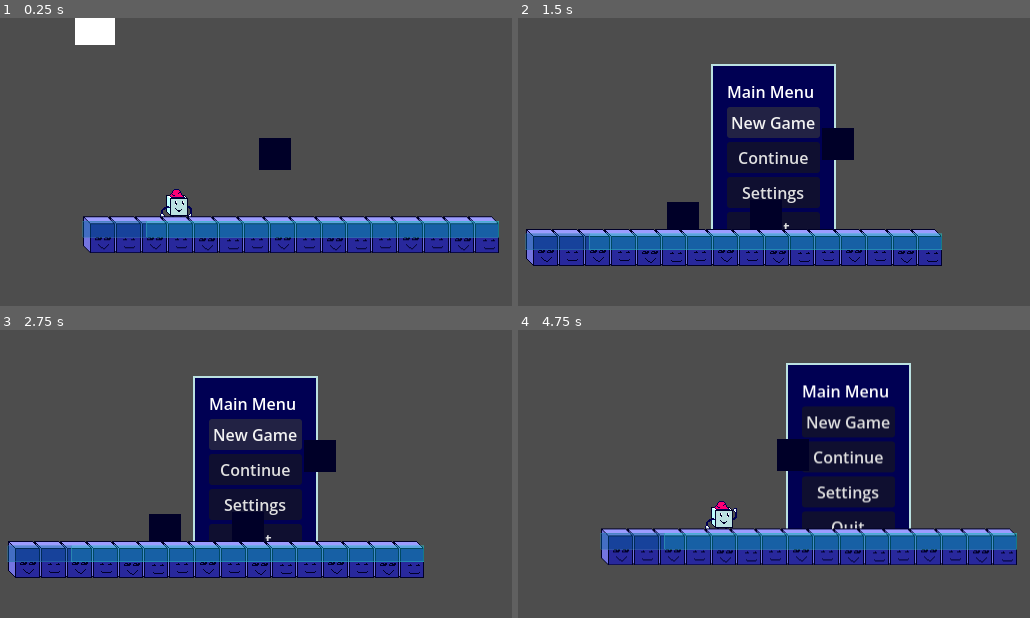
Above: before the commit, frames 1-4 (two rows, left to right).
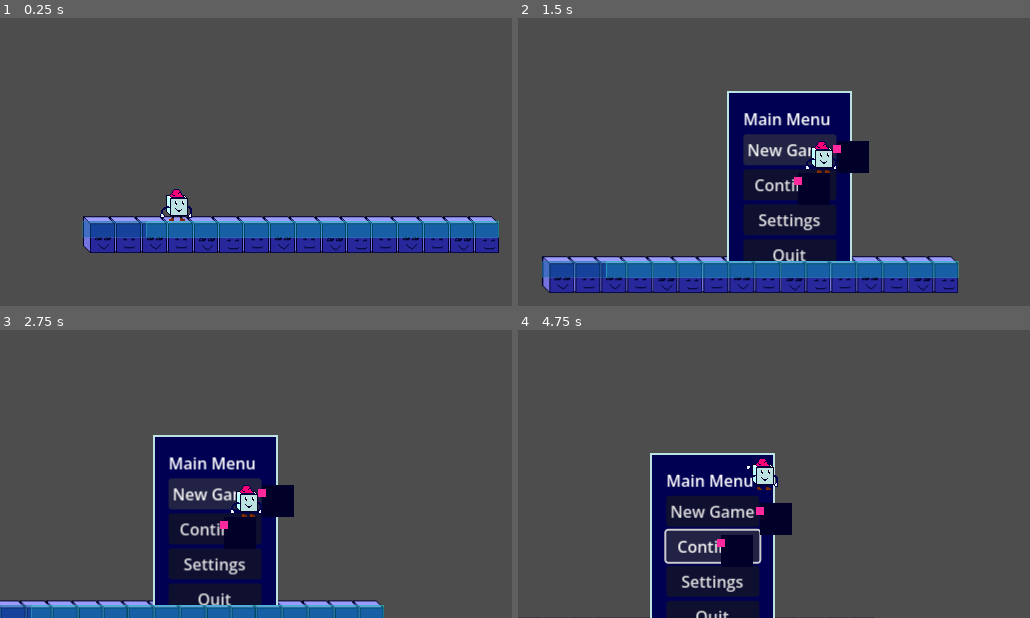
Above: after the commit, the same moments.

Repository: Doomn00b/Kewb
Game: Godot game, scene res://scenes/main.tscn
Two runs of this game, one before a commit and one after it. Both use one fixed random seed, a clock stepped at 60 frames per second and the inputs below. The engine's default icon, where the game draws it, is replaced by a stand-in: a white triangle on a blue panel in a dark square.
Inputs:
- Up to frame 1 (0.25 s): no input
- Up to frame 2 (1.5 s): tap Enter (ui_accept) at 0.5 s; hold Right (move_forward) 0.53-1.25 s; hold X (charge) 0.53-1.25 s; tap Z (attack) at 0.6 s; tap Space (jump) at 0.77, 1.07 s; click "New Game" at 1.25 s
- Up to frame 3 (2.75 s): click "New Game" at 2 s
- Up to frame 4 (4.75 s): click "Continue" at 2.75 s; click "Continue" at 3.5 s; hold Right (move_forward) from 4.28 s (still down); tap X (charge) at 4.35 s; tap Space (jump) at 4.52 s; tap Enter (ui_accept) at 4.55 s

The runs differ from the first frame. In frame 1, 1.5% of the frame differs, in the area x 14-57%, y 0-71%; in frame 2, 30%; in frame 3, 31%; in frame 4, 35%, in the area x 16-98%, y 11-100%.

Commit message:
CODE: Made it so the enemies only attack if the player crosses their raycast. Also made it so charge allows you to jump higher.
(but I want to make it so it's an arc, with curves).

Diff:
--- a/GUI/SplashScreenManager.tscn
+++ b/GUI/SplashScreenManager.tscn
@@ -3,6 +3,7 @@
 [ext_resource type="Script" uid="uid://cwd14gsquftyp" path="res://GUI/SplashScreenManager.gd" id="1_ddgav"]
 [ext_resource type="Texture2D" uid="uid://d4bak5ux4dto8" path="res://icon.svg" id="1_l8vrt"]
 [ext_resource type="Texture2D" uid="uid://vevcejhedk20" path="res://characters/Enemies/Test-enemy.png" id="2_n4pxi"]
+[ext_resource type="Texture2D" uid="uid://bqni2yge2x58u" path="res://characters/Enemies/Test-enemy-nose.png" id="4_qbari"]
 
 [node name="SplashScreenManager" type="Control" unique_id=1907148508]
 layout_mode = 3
@@ -17,6 +18,7 @@
 layout_mode = 0
 offset_right = 40.0
 offset_bottom = 40.0
+color = Color(1, 1, 1, 0)
 
 [node name="SplashScreenContainer" type="CenterContainer" parent="." unique_id=382366903]
 layout_mode = 0
@@ -24,12 +26,15 @@
 offset_bottom = 288.0
 
 [node name="Screen1" type="TextureRect" parent="SplashScreenContainer" unique_id=2141059519]
+visible = false
 layout_mode = 2
 texture = ExtResource("1_l8vrt")
 
 [node name="Screen2" type="TextureRect" parent="SplashScreenContainer" unique_id=1294809757]
+visible = false
 layout_mode = 2
 texture = ExtResource("2_n4pxi")
 
 [node name="Screen3" type="TextureRect" parent="SplashScreenContainer" unique_id=7338426]
 layout_mode = 2
+texture = ExtResource("4_qbari")
--- a/GameOverLabel.gd
+++ b/GameOverLabel.gd
@@ -2,8 +2,8 @@
 
 # Called every frame. 'delta' is the elapsed time since the previous frame.
 func _process(_delta: float) -> void:
-	if GM.is_game_over == true: #If the game is over (player died), then...
+	if GameManager.is_game_over == true: #If the game is over (player died), then...
 		self.visible = true #...make the GameOverLabel (popup) visible.
 
-	elif GM.is_game_over and Input.is_action_just_pressed("ui_accept"):
+	elif GameManager.is_game_over and Input.is_action_just_pressed("ui_accept"):
 		self.visible = false
--- a/characters/Enemies/enemy.gd
+++ b/characters/Enemies/enemy.gd
@@ -1,3 +1,6 @@
+#TODO: Solve raycast position-access error. (because of dictionary)
+
+
 class_name Enemy
 extends CharacterBody2D
 
@@ -8,17 +11,19 @@
 
 const NMYMAX_HEALTH = 10 #We make a new constant that defines the enemy has health.
 var health = NMYMAX_HEALTH #We make a new variable based on the Health-constant.
+var playerChr #We make a new variable to represent the player
+var player_chase : bool = false #Represents the enemy chasing the player or not.
+var targets : Array[Node2D]
+var nmy_raycast : RayCast2D
 
-#We make a new variable to represent the player, by looking through the whole god-damn
-#three and grabbing the nodes in the "playerGroup". (tagged player)
-var playerChr
-var targets : Array[Node2D]
 func _ready() -> void:
 	playerChr = get_tree().get_first_node_in_group("playerGroup")
 	print_debug("Got the player from Tree.")
 	enemies_spawned += 1 #When we start the scene, enemy-count will go up.
 	NmyArea2D.body_entered.connect(_on_cube_nmy_area_2d_body_entered) #Connecting area2D
 	NmyArea2D.body_exited.connect(_on_cube_nmy_area_2d_body_exited)
+	nmy_raycast = $RayCast2D #We give the raycast-object (from the node-tree) to our nmy-raycast variable.
+
 # Called every frame. 'delta' is the elapsed time since the previous frame.
 func _process(delta: float) -> void:
 	pass
@@ -26,31 +31,35 @@
 func _physics_process(delta: float) -> void:
 	# Add the gravity.
 	_apply_gravity(delta)
-	#If the player has spawned in the scene, and is within line of sight of enemy,
-	#the enemy will attempt to attack?
-	if playerChr != null: #If there's a player-character...
-		#print("There is a player.")
-		#velocity.x = playerChr.position.x * Nmyspeed #Makes the enemy go towards player.
-		#print("Moving towards player.")
+	attack_player(delta)
+	move_and_slide()
 
-		if is_on_floor(): #Put in a condition that says they can only move if they're touching ground?
+
+func attack_player(delta : float):
+	#Raycasting, for detecting the player.
+	 #Variable that stores the question of the direction of the Ray in space.
+	#var nmy_ray_result = nmy_raycast.intersect_ray(nmy_ray_query) #Variable that stores the result of where the ray intersected with something. (based on where query was made)
+	#the result is also a dictionary.
+
+	#if playerChr != null and nmy_ray_result != null : #If there's a player-character... and if it breaks the detection-cone.
+	if playerChr == null: #But if there is no player, then...
+		return #...We don't do anything.
+
+	if nmy_raycast.is_colliding():
+		var nmy_ray_query : Vector2 = nmy_raycast.get_collision_point()
+		if self.is_on_floor(): #Put in a condition that says they can only move if they're touching ground?
 			var direction = (playerChr.position - self.position).normalized()
 			velocity.x = direction.x * Nmyspeed
-			#print("Found the player haha")
-	elif playerChr == null: #But if there is no player, then...
-		return #...We don't do anything.
-	move_and_slide()
-
+			print("Detected player at:")#,nmy_ray_result.position)
+			return
+	velocity.x = 0.0
 
 
 
 func _apply_gravity(delta : float):
 	if not is_on_floor() : #Do I need MORE in the condition?
 		var gravity = get_gravity() #We make a new temp-var, and base it on the get-gravity-function.
-		#velocity += gravity * delta
 		velocity.y += gravity.y * delta
-		#velocity.x += gravity.x * delta
-		#print("Applying gravity for enemy.")
 
 	else: #Otherwise, we...
 		#print("We didn't turn on gravity for Enemycube.")
@@ -69,14 +78,16 @@
 			#GameState.increase_score(10)
 
 func _on_cube_nmy_area_2d_body_entered(node : Node2D) -> void:
-		#Pesudo-code: is touching player area AND player is punching -> lower enemy health.
-	if node.is_in_group("playerGroup"):
-		targets.append(node)
+		#Targetting the player
+	if node.is_in_group("playerGroup"): #If the body that entered the Area is in the Player-group...
+		targets.append(node) #...then put it in the list of targets.
+		player_chase = true #And make it clear we're chasing the player.
 
 func _on_cube_nmy_area_2d_body_exited(node : Node2D) -> void:
 		#Pesudo-code: is touching player area AND player is punching -> lower enemy health.
 	if node.is_in_group("playerGroup"):
 		targets.erase(node)
+		player_chase = false #Make sure the Enemy stops chasing the player.
 
 func setup_enemy(pos : Vector2 = Vector2.ZERO): #A function that readies the enemy's properties in a level.
 	self.global_position = pos #Sets up the position of the enemy.
--- a/characters/Enemies/enemy_cube.tscn
+++ b/characters/Enemies/enemy_cube.tscn
@@ -2,6 +2,7 @@
 
 [ext_resource type="Script" uid="uid://dg04trhnnvuwl" path="res://characters/Enemies/Enemy.gd" id="1_fqm6r"]
 [ext_resource type="Texture2D" uid="uid://vevcejhedk20" path="res://characters/Enemies/Test-enemy.png" id="2_aoswd"]
+[ext_resource type="Texture2D" uid="uid://bqni2yge2x58u" path="res://characters/Enemies/Test-enemy-nose.png" id="3_ivb5h"]
 
 [sub_resource type="RectangleShape2D" id="RectangleShape2D_78frg"]
 size = Vector2(32, 32)
@@ -11,6 +12,7 @@
 
 [node name="EnemyCube" type="CharacterBody2D" unique_id=2049833632 node_paths=PackedStringArray("NmyArea2D") groups=["enemyGroup"]]
 z_index = 1
+y_sort_enabled = true
 collision_layer = 3
 script = ExtResource("1_fqm6r")
 NmyArea2D = NodePath("NmyArea2D")
@@ -26,8 +28,17 @@
 [node name="Sprite2D" type="Sprite2D" parent="FlipNmy" unique_id=1626493624]
 texture = ExtResource("2_aoswd")
 
+[node name="Sprite2D" type="Sprite2D" parent="FlipNmy/Sprite2D" unique_id=791162413]
+position = Vector2(-16, -8)
+texture = ExtResource("3_ivb5h")
+
 [node name="NmyArea2D" type="Area2D" parent="." unique_id=389465481 groups=["enemyGroup"]]
 
 [node name="NmyDetectCollisionShape2D" type="CollisionShape2D" parent="NmyArea2D" unique_id=485172445 groups=["enemyGroup"]]
 shape = SubResource("RectangleShape2D_e7fn0")
 debug_color = Color(0.90518546, 0.17105508, 0.6280246, 0.41960785)
+
+[node name="RayCast2D" type="RayCast2D" parent="." unique_id=1170243958]
+position = Vector2(-16, 0)
+target_position = Vector2(-168, 0)
+collision_mask = 4
--- a/characters/Player/player.gd
+++ b/characters/Player/player.gd
@@ -28,13 +28,18 @@
 	LDCAMLIM #Left-Direction Camera-Limits
 }
 
-const JUMP_VELOCITY: int = -400
 const PCMAX_HEALTH = 10 #We make a new constant that defines the enemy has health.
 
 @export var fist_tscn: PackedScene #We make sure that the editor knows the fist-scene/prefab is a scene/prefab.
+
+@export var walking_speed: int = 150
+@export var running_speed: int = 300
+@export var walk_jump_vel: int = -400
+@export var run_jump_vel: int = -600
 
 var health = PCMAX_HEALTH #We make a new variable based on the Health-constant.
 var SPEED: int = 0
+var JUMP_VELOCITY: int = 0
 
 var move_dir : Vector2 :
 	set(new_dir):
@@ -43,8 +48,7 @@
 var is_grounded : bool = false #Boolean that tells if the player is grounded.
 var move_locked : bool = false #Boolean that says if the player can move.
 
-var walking_speed: int = 150
-var running_speed: int = 300
+
 
 var last_direction = 1 #Value that show the direction the player was moving in, last.
 var current_direction = 1 #Check for the player's current moving direction.
@@ -101,9 +105,14 @@
 
 	# Player presses jump -> Kewb jumps.
 	if Input.is_action_just_pressed("jump") and is_on_floor():
-		velocity.y = JUMP_VELOCITY
+		velocity.y = walk_jump_vel
 		_unground_player() #We make sure to say the player isn't grounded.
 		print_debug("Player jumped")
+	#Jump higher
+	if Input.is_action_just_pressed("jump") and Input.is_action_pressed("charge") and is_on_floor(): #If we're also holding charge...
+		velocity.y = run_jump_vel
+		_unground_player()
+		print_debug("Player jumped higher")
 
 	apply_movement(delta) #We run the movement-state switch.
 	update_animation() #We update the animation.
@@ -172,7 +181,7 @@
 #The below is for killing the player.
 func _on_detection_area_entered(_enemyArea: Area2D) -> void:
 	if _enemyArea.is_in_group("enemyGroup"):
-		health -= 5 #Player's health decreases by 5, per punch that connects.
+		health -= 1 #Player's health decreases by 5, per punch that connects.
 		print("Got punched by the Enemy!")
 		if health <= 0: #If you run out of health, or if it goes negative, then...
 			self.queue_free() #...destroy the Player by removing from memory.
@@ -214,6 +223,9 @@
 
 func _ground_player():
 	is_grounded = true
+	velocity.y = walk_jump_vel #Make sure player looses ability to jump high.
+	print_debug("Grounded player.")
 
 func _unground_player():
 	is_grounded = false
+	print_debug("Ungrounded player.")
--- a/characters/Player/player.tscn
+++ b/characters/Player/player.tscn
@@ -133,10 +133,13 @@
 }
 
 [node name="Player" type="CharacterBody2D" unique_id=1236161566 groups=["playerGroup"]]
+y_sort_enabled = true
+collision_layer = 5
 script = ExtResource("1_vb825")
 metadata/_edit_group_ = true
 
 [node name="Detection" type="Area2D" parent="." unique_id=263225864]
+collision_layer = 5
 
 [node name="DetectionCollisionShape2D" type="CollisionShape2D" parent="Detection" unique_id=331019338]
 shape = SubResource("RectangleShape2D_8gp0o")
--- a/project.godot
+++ b/project.godot
@@ -42,8 +42,7 @@
 }
 attack={
 "deadzone": 0.2,
-"events": [Object(InputEventMouseButton,"resource_local_to_scene":false,"resource_name":"","device":-1,"window_id":0,"alt_pressed":false,"shift_pressed":false,"ctrl_pressed":false,"meta_pressed":false,"button_mask":0,"position":Vector2(0, 0),"global_position":Vector2(0, 0),"factor":1.0,"button_index":1,"canceled":false,"pressed":false,"double_click":false,"script":null)
-, Object(InputEventJoypadButton,"resource_local_to_scene":false,"resource_name":"","device":-1,"button_index":1,"pressure":0.0,"pressed":false,"script":null)
+"events": [Object(InputEventJoypadButton,"resource_local_to_scene":false,"resource_name":"","device":-1,"button_index":1,"pressure":0.0,"pressed":false,"script":null)
 , Object(InputEventKey,"resource_local_to_scene":false,"resource_name":"","device":-1,"window_id":0,"alt_pressed":false …(183 unchanged characters)…
 ]
 }
@@ -78,6 +77,7 @@
 
 2d_physics/layer_1="Ground"
 2d_physics/layer_2="Enemy"
+2d_physics/layer_3="Player"
 
 [rendering]
 
--- a/scenes/KewbTest1.tscn
+++ b/scenes/KewbTest1.tscn
@@ -6,7 +6,7 @@
 [ext_resource type="Texture2D" uid="uid://b5nkwflr4ryos" path="res://Tilesets/kewb-tiles_blue.png" id="3_mg0xd"]
 
 [sub_resource type="RectangleShape2D" id="RectangleShape2D_mg0xd"]
-size = Vector2(66, 136)
+size = Vector2(34, 136)
 
 [sub_resource type="PhysicsMaterial" id="PhysicsMaterial_78frg"]
 
@@ -58,26 +58,32 @@
 physics_layer_0/physics_material = SubResource("PhysicsMaterial_78frg")
 sources/1 = SubResource("TileSetAtlasSource_j8rsw")
 
+[sub_resource type="RectangleShape2D" id="RectangleShape2D_j8rsw"]
+size = Vector2(64, 16)
+
+[sub_resource type="RectangleShape2D" id="RectangleShape2D_q3et8"]
+size = Vector2(32, 16)
+
 [node name="Level2D" type="Node2D" unique_id=2143603366]
+y_sort_enabled = true
 
 [node name="Player" parent="." unique_id=1702685496 instance=ExtResource("1_34yvf")]
 z_index = 1
 position = Vector2(101, 196)
-collision_layer = 3
 
-[node name="TestBlock_RigidBody2D" type="RigidBody2D" parent="." unique_id=524871813]
-position = Vector2(16, 88)
+[node name="TestBlock" type="StaticBody2D" parent="." unique_id=1762496683]
+position = Vector2(-16, 88)
 metadata/_edit_group_ = true
 
-[node name="CollisionShape2D" type="CollisionShape2D" parent="TestBlock_RigidBody2D" unique_id=843593661]
-position = Vector2(23, 58)
+[node name="CollisionShape2D" type="CollisionShape2D" parent="TestBlock" unique_id=843593661]
+position = Vector2(7, 58)
 shape = SubResource("RectangleShape2D_mg0xd")
 
-[node name="TestBlock_RigidBody2D2" type="RigidBody2D" parent="." unique_id=1269309334]
-position = Vector2(368, 88)
+[node name="TestBlock3" type="StaticBody2D" parent="." unique_id=1829756627]
+position = Vector2(416, 88)
 metadata/_edit_group_ = true
 
-[node name="CollisionShape2D" type="CollisionShape2D" parent="TestBlock_RigidBody2D2" unique_id=1064870560]
+[node name="CollisionShape2D" type="CollisionShape2D" parent="TestBlock3" unique_id=1064870560]
 position = Vector2(23, 58)
 shape = SubResource("RectangleShape2D_mg0xd")
 
@@ -86,13 +92,15 @@
 spawn_points = [NodePath("Point"), NodePath("Point2")]
 
 [node name="Point" parent="EnemySpawner2" index="1" unique_id=251681297]
-position = Vector2(320, 120)
+position = Vector2(352, 120)
 
 [node name="Point2" type="Marker2D" parent="EnemySpawner2" unique_id=1148452854]
-position = Vector2(248, 192)
+position = Vector2(280, 152)
 
 [node name="BlueTilesTop" type="TileMapLayer" parent="." unique_id=1119523911]
-z_index = 2
+visibility_layer = 2
+z_index = -1
+y_sort_enabled = true
 position = Vector2(72, 232)
 tile_map_data = PackedByteArray("AAD8//7/AQAAAAEAAAD9//7/AQABAAEAAAD+//7/AQACAAEAAAD///7/AQADAAEAAAAAAP7/AQAEAAEAAAABAP …(336 unchanged characters)…
 tile_set = SubResource("TileSet_q3et8")
@@ -100,15 +108,27 @@
 physics_quadrant_size = 8
 
 [node name="BlueTilesBot" type="TileMapLayer" parent="." unique_id=704312989]
-z_index = 2
+z_index = 1
 position = Vector2(72, 232)
 tile_map_data = PackedByteArray("AAD8/wAAAQAAAAMAAAD9/wAAAQABAAMAAAD+/wAAAQACAAMAAAD//wAAAQADAAMAAAAAAAAAAQAEAAMAAAABAA …(752 unchanged characters)…
 tile_set = SubResource("TileSet_q3et8")
 collision_visibility_mode = 1
 physics_quadrant_size = 32
 
-[node name="EnemyCube" parent="." unique_id=1246260015 instance=ExtResource("2_j8rsw")]
-position = Vector2(200, 120)
+[node name="Testblock2" type="StaticBody2D" parent="." unique_id=990800814]
+position = Vector2(352, 136)
+metadata/_edit_group_ = true
+
+[node name="CollisionShape2D" type="CollisionShape2D" parent="Testblock2" unique_id=1602164098]
+shape = SubResource("RectangleShape2D_j8rsw")
+
+[node name="RigidBody2D" type="StaticBody2D" parent="." unique_id=1679305098]
+position = Vector2(272, 168)
+metadata/_edit_group_ = true
+
+[node name="CollisionShape2D" type="CollisionShape2D" parent="RigidBody2D" unique_id=1176707820]
+position = Vector2(8, 0)
+shape = SubResource("RectangleShape2D_q3et8")
 
 [editable path="Player"]
 [editable path="EnemySpawner2"]
Binary file added: characters/Enemies/Test-enemy-nose.png
Not shown, added: characters/Enemies/Test-enemy-nose.png.import
Binary file changed: characters/Enemies/Test-enemy.aseprite
